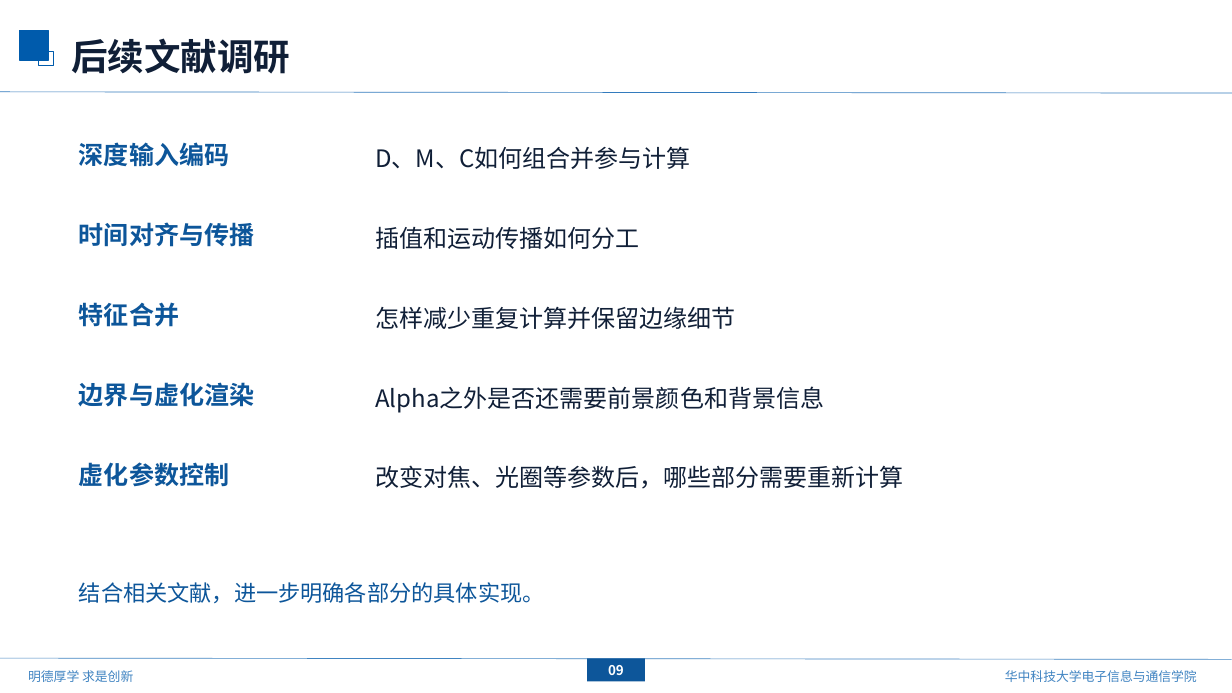
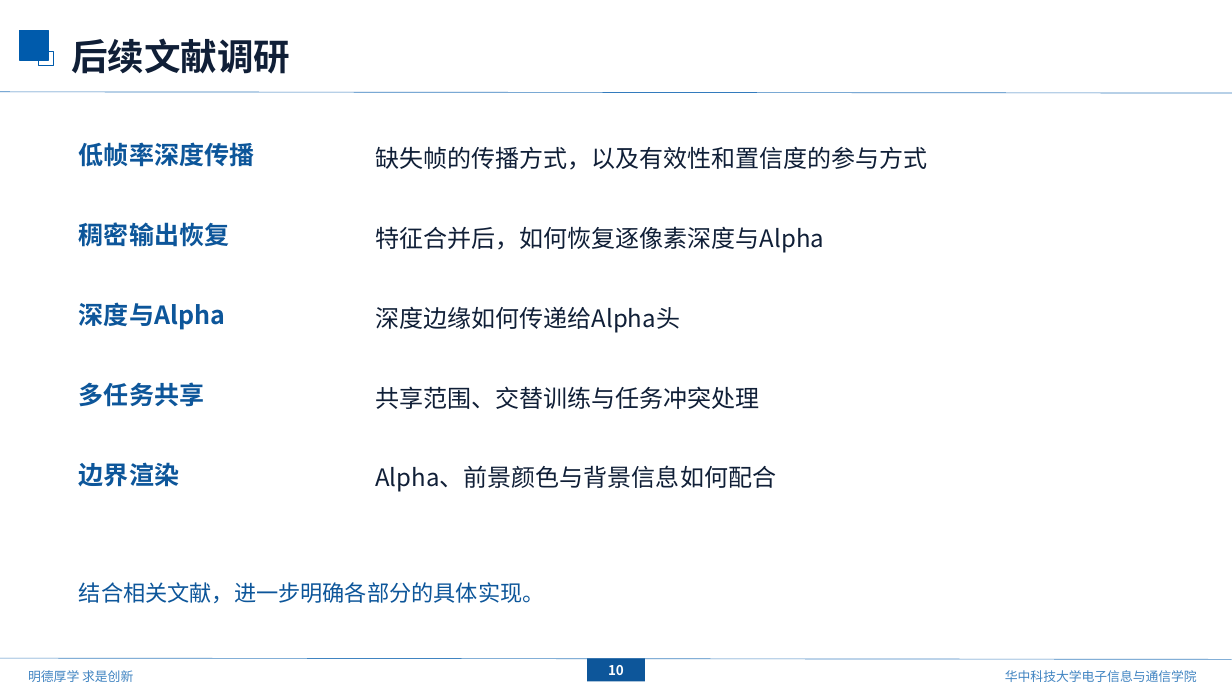
Before and after one commit to mengmcy1/OPPO-depth-guided-video-bokeh, a slide deck: slide 11 of 汇报/2026-09-20_深度引导的视频虚化/深度引导的视频虚化_技术路线_0920.pptx (slide 10 before the commit). Drawn at 1232x693 pixels with LibreOffice and Linux fonts; fonts in the diff are those of the drawing; background and template pictures are left out. Boxes give left, top, right and bottom in pixels: in the first picture for what was removed or moved away, otherwise in the second. Text is boxed around its words. In the diff, an @@ line names an element or a change of style, - is before the commit and + after.

```diff
--- a/汇报/2026-09-20_深度引导的视频虚化/深度引导的视频虚化_技术路线_0920.pptx
+++ b/汇报/2026-09-20_深度引导的视频虚化/深度引导的视频虚化_技术路线_0920.pptx
@@ text at [79, 142, 254, 167]: text changed @@
-深度输入编码
+低帧率深度传播
@@ text at [375, 146, 927, 170]: text changed @@
-D、M、C如何组合并参与计算
+缺失帧的传播方式，以及有效性和置信度的参与方式
@@ text at [79, 222, 229, 247]: text changed @@
-时间对齐与传播
+稠密输出恢复
@@ text at [375, 226, 824, 253]: text changed @@
-插值和运动传播如何分工
+特征合并后，如何恢复逐像素深度与Alpha
@@ text at [79, 302, 225, 330]: text changed @@
-特征合并
+深度与Alpha
@@ text at [375, 307, 680, 333]: text changed @@
-怎样减少重复计算并保留边缘细节
+深度边缘如何传递给Alpha头
@@ text at [79, 382, 204, 407]: text changed @@
-边界与虚化渲染
+多任务共享
@@ text at [375, 386, 759, 409]: text changed @@
-Alpha之外是否还需要前景颜色和背景信息
+共享范围、交替训练与任务冲突处理
@@ text at [79, 462, 179, 487]: text changed @@
-虚化参数控制
+边界渲染
@@ text at [375, 465, 776, 492]: text changed @@
-改变对焦、光圈等参数后，哪些部分需要重新计算
+Alpha、前景颜色与背景信息如何配合
@@ text in rectangle at [608, 665, 624, 675]: text changed @@
-09
+10
@@ page number at [609, 666, 623, 684]: text changed @@
-10
+11
```
Also in this commit, not shown: 5 other slides changed, 1 slide added, 3 other files.
